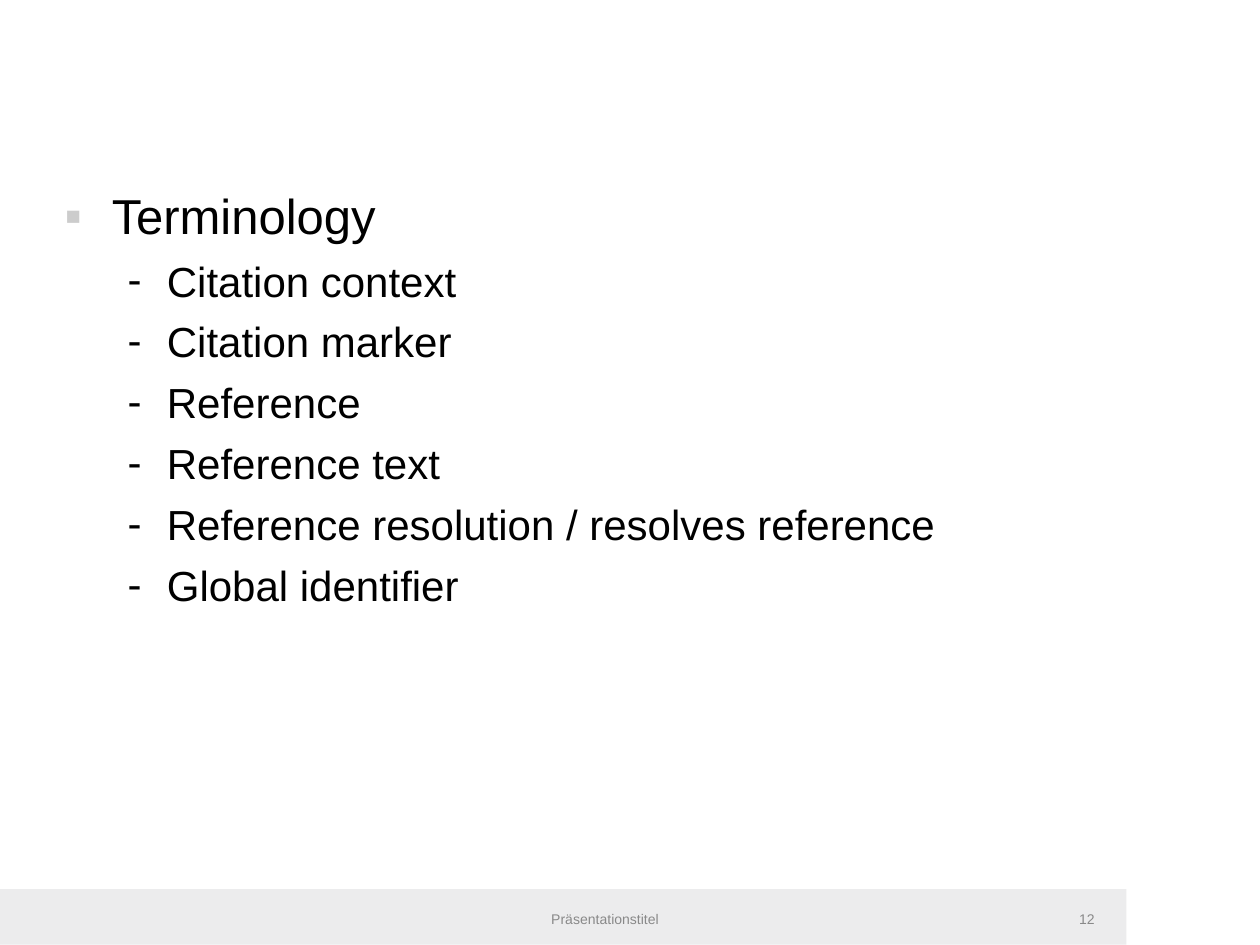
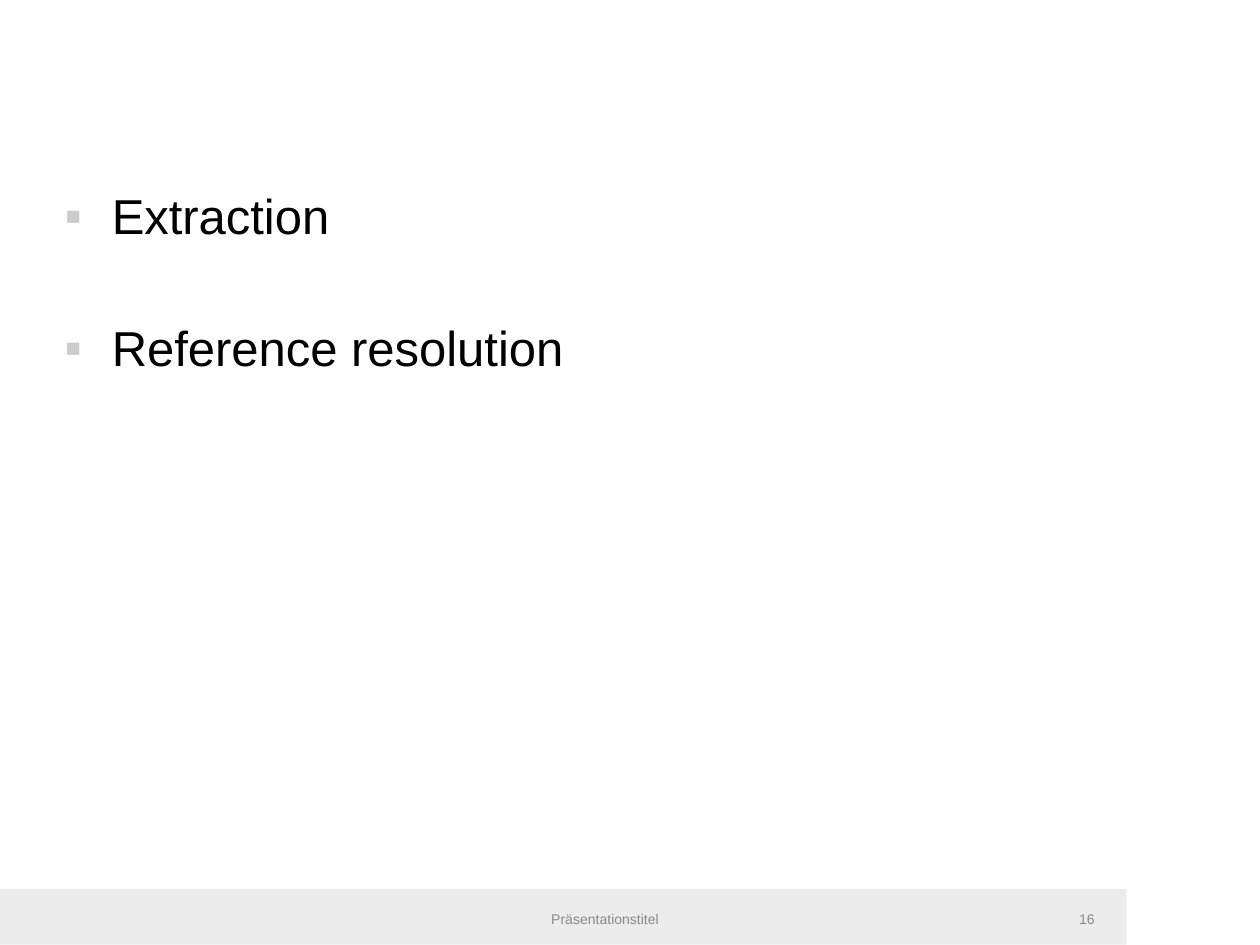
Before and after one commit to IllDepence/master_thesis, a slide deck: slide 16 of misc/bir_presentation/bir2019.odp (slide 12 before the commit). Drawn at 1260x945 pixels with LibreOffice and Linux fonts; fonts in the diff are those of the drawing; background and template pictures are left out. Boxes give left, top, right and bottom in pixels: in the first picture for what was removed or moved away, otherwise in the second. Text is boxed around its words. In the diff, an @@ line names an element or a change of style, - is before the commit and + after.

```diff
--- a/misc/bir_presentation/bir2019.odp
+++ b/misc/bir_presentation/bir2019.odp
@@ text at (112, 198, 563, 367): text changed; size 24 to 28 pt @@
-▪ Terminology
-  – Citation context
-  – Citation marker
-  – Reference
-  – Reference text
-  – Reference resolution / resolves reference
-  – Global identifier
+▪ Extraction
+▪ Reference resolution
@@ page number at (1079, 914, 1095, 924): text changed @@
-12
+16
```
Also in this commit, not shown: 19 other slides changed, 2 slides added, 12 slides removed, 6 other files.
